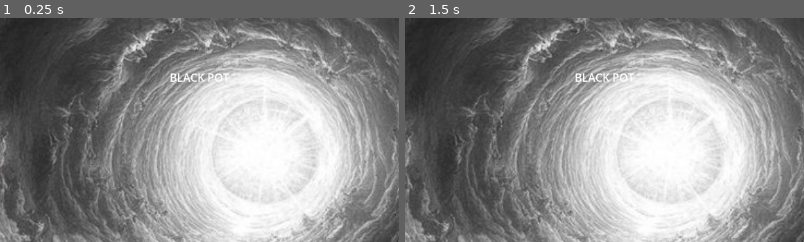
Above: before the commit, frames 1-2 (left to right).
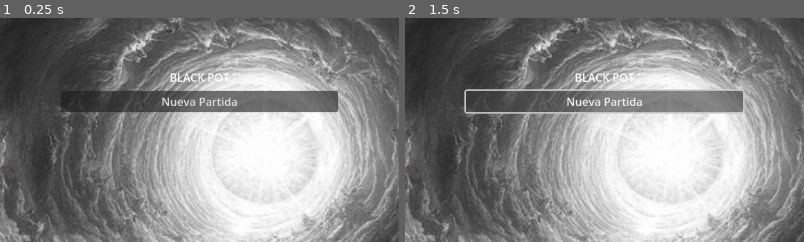
Above: after the commit, the same moments.

Repository: SaidSar/BlackPointGame
Game: Godot game, scene res://escenas/main_menu.tscn
The game is run twice, just before and just after one commit, with the same random seed, the same clock (stepped at 60 frames per second) and the same inputs. The project has no main scene, so this scene is started directly.
Inputs (mouse positions are % of the whole screen's width and height, from its top left):
- Up to frame 1 (0.25 s): no input
- Up to frame 2 (1.5 s): click (50, 19) at 0.5 s, where only the run after the commit has a clickable "Nueva Partida"; click (50, 19) at 1.25 s, where only the run after the commit has a clickable "Nueva Partida"
The pictures show only the part of the screen within x 25-75%, y 0-50%; the shares and areas given below are measured in that part.

The runs differ from the first frame. In frame 1, 6.2% of the frame differs, in the area x 15-85%, y 32-42%; in frame 2, 6.3%, in the area x 14-86%, y 31-43%.

Commit message:
add button

Diff:
--- a/escenas/main_menu.tscn
+++ b/escenas/main_menu.tscn
@@ -60,3 +60,10 @@
 
 [node name="Espaciador" type="Control" parent="MenuContainer/VBoxContainer"]
 layout_mode = 2
+
+[node name="BottonsContainer" type="VBoxContainer" parent="MenuContainer/VBoxContainer"]
+layout_mode = 2
+
+[node name="botonNuevaPartida" type="Button" parent="MenuContainer/VBoxContainer/BottonsContainer"]
+layout_mode = 2
+text = "Nueva Partida"
